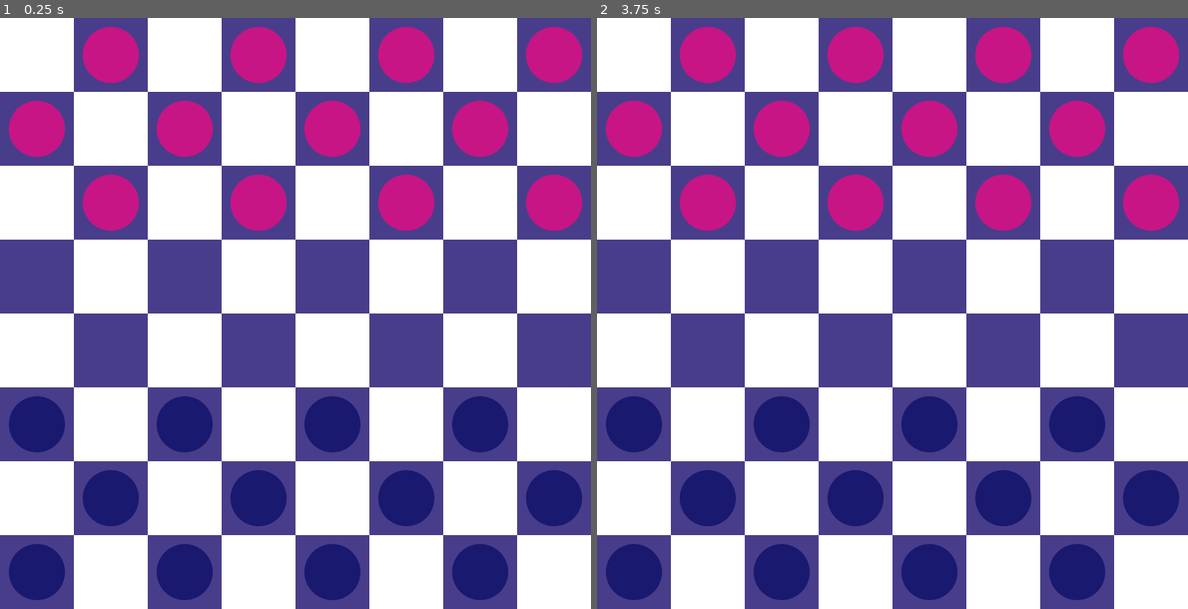
Above: before the commit, frames 1-2 (left to right).
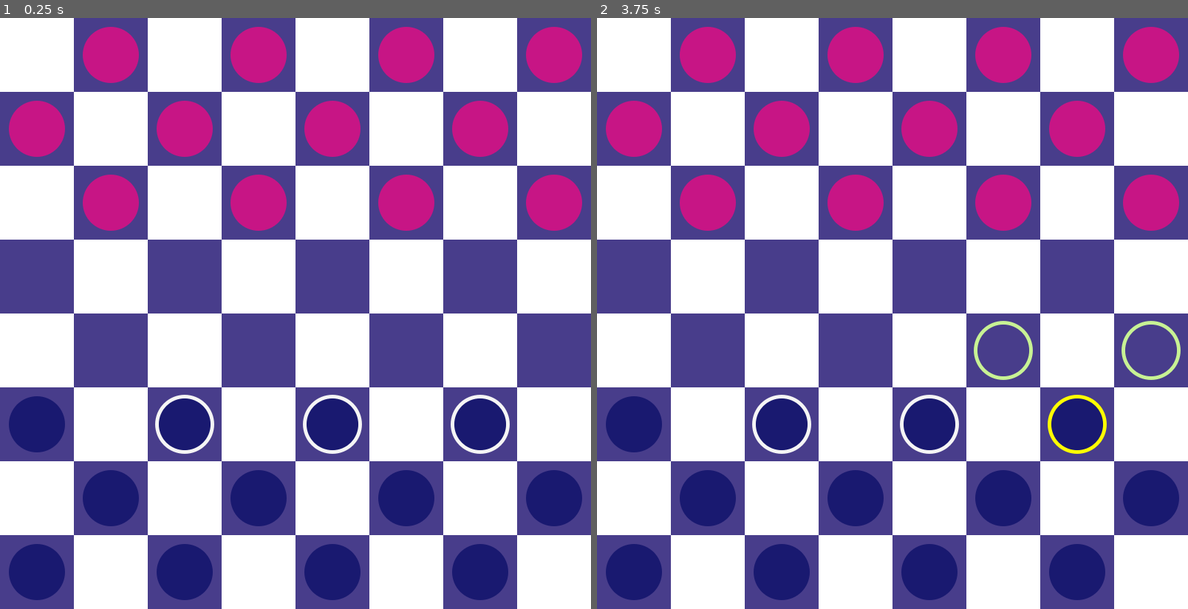
Above: after the commit, the same moments.

Repository: mattsullentrup/godot-checkers
Game: Godot game, scene res://rewrite/level/level.tscn
Two runs of this game, one before a commit and one after it. Both use one fixed random seed, a clock stepped at 60 frames per second and the inputs below.
Inputs (mouse positions are in pixels of both pictures, inside the frame that each line leads up to):
- Up to frame 1 (0.25 s): no input
- Up to frame 2 (3.75 s): tap Enter at 0.5, 2, 3.5 s; move the mouse to (1022, 283) at 0.52 s; press the mouse at (1022, 283) at 0.53 s; tap Space at 1.25, 2.75 s; move the mouse to (774, 343) at 1.27 s; release the mouse at (774, 343) at 1.28 s; right-click (774, 343) at 1.35 s; move the mouse to (951, 183) at 2.02 s; press the mouse at (951, 183) at 2.03 s; move the mouse to (862, 431) at 2.77 s; release the mouse at (862, 431) at 2.78 s; right-click (862, 431) at 2.85 s; move the mouse to (1069, 402) at 3.52 s; press the mouse at (1069, 402) at 3.53 s

The runs differ from the first frame. In frame 1, 0.6% of the frame differs, in the area x 26-87%, y 63-74%; in frame 2, 1.0%, in the area x 26-99%, y 51-74%.
Error before the commit: Invalid type in function 'get_moveable_units' in base 'Node2D (UnitMovement)'. The array of argument 1 (Array) does not have the same element type as the expec…

Commit message:
Fix bugs from refactoring

Diff:
--- a/checkers/rewrite/units/groups/opponent_group.gd
+++ b/checkers/rewrite/units/groups/opponent_group.gd
@@ -8,7 +8,9 @@
 	for unit: Unit in moveable_units:
 		var moves := {}
 		for cell in unit.available_cells:
-			moves[cell] = _minimax(board.duplicate(true), 3, true, unit, cell)
+			board[unit.cell.y][unit.cell.x] = null
+			moves[cell] = _minimax(board, 3, true, unit, cell)
+			board[cell.y][cell.x] = unit
 
 		var best_score = moves.values().max()
 		unit_scores[best_score] = { "unit": unit, "cell": moves[best_score] }
@@ -21,37 +23,40 @@
 		selected_unit.move(cell)
 
 
-func _minimax(board: Array, depth: int, is_maximizing: bool, unit: Unit, new_cell: Vector2i) -> int:
-	var simulated_units := _get_simulated_all_units(board)
+func _minimax(board_state: Array, depth: int, is_maximizing: bool, unit: Unit, new_cell: Vector2i) -> int:
+	var simulated_units := _get_simulated_all_units(board_state)
 	if depth == 0 or simulated_units["player"].is_empty() or simulated_units["enemy"].is_empty():
-		return get_board_evaluation(board)
+		return get_board_evaluation(board_state)
 
 	# TODO: figure out how to simulate jumping over a piece
 
-	board[unit.cell.y][unit.cell.x] = null
-	board[new_cell.y][new_cell.x] = unit
+	board_state[new_cell.y][new_cell.x] = unit
 	if is_maximizing:
 		var max_eval = int(-INF)
-		for enemy_unit in _unit_movement.get_moveable_units(board):
+		for enemy_unit in _unit_movement.get_moveable_units(board_state):
 			var eval = null
 			for cell in enemy_unit.available_cells:
-				eval = _minimax(board.duplicate(true), depth - 1, false, enemy_unit, cell)
+				board_state[cell.y][cell.x] = enemy_unit
+				eval = _minimax(board_state, depth - 1, false, enemy_unit, cell)
+				board_state[cell.y][cell.x] = null
 			max_eval = max(max_eval, eval)
 		print(max_eval)
 		return max_eval
 	else:
 		var min_eval = int(INF)
-		for player_unit in get_parent().get_node("PlayerGroup")._unit_movement.get_moveable_units(board):
+		for player_unit in get_parent().get_node("PlayerGroup")._unit_movement.get_moveable_units(board_state):
 			var eval = null
 			for cell in player_unit.available_cells:
-				eval = _minimax(board.duplicate(true), depth - 1, true, player_unit, cell)
+				board_state[cell.y][cell.x] = player_unit
+				eval = _minimax(board_state, depth - 1, true, player_unit, cell)
+				board_state[cell.y][cell.x] = null
 			min_eval = min(min_eval, eval)
 		print(min_eval)
 		return min_eval
 
 
-func get_board_evaluation(board: Array) -> int:
-	var simulated_units := _get_simulated_all_units(board)
+func get_board_evaluation(board_state: Array) -> int:
+	var simulated_units := _get_simulated_all_units(board_state)
 	var player_units = simulated_units["player"]
 	var enemy_units = simulated_units["enemy"]
 	var player_kings: int = 0
@@ -68,10 +73,10 @@
 			+ (player_kings * 1.5 - enemy_kings * 1.5)
 
 
-func _get_simulated_all_units(board: Array) -> Dictionary:
+func _get_simulated_all_units(board_state: Array) -> Dictionary:
 	var player_units = []
 	var enemy_units = []
-	for row in board:
+	for row in board_state:
 		for cell in row:
 			var unit := cell as Unit
 			if not unit:
--- a/checkers/rewrite/units/groups/unit_group.gd
+++ b/checkers/rewrite/units/groups/unit_group.gd
@@ -13,7 +13,7 @@
 var moveable_units: Array[Unit]
 var jumpable_units: Array[Unit]
 #var all_units: Array[Unit]
-var board: Array
+var board: Array[Array]
 var selected_unit: Unit
 
 @onready var _unit_movement: UnitMovement = %UnitMovement
@@ -54,7 +54,7 @@
 	for unit: Unit in moveable_units:
 		unit.can_move = false
 
-	moveable_units = _unit_movement.get_moveable_units(board)
+	moveable_units.assign(_unit_movement.get_moveable_units(board))
 
 	if jumpable_units.is_empty():
 		return
--- a/checkers/rewrite/units/unit_movement.gd
+++ b/checkers/rewrite/units/unit_movement.gd
@@ -7,8 +7,15 @@
 
 
 func get_moveable_units(board: Array[Array]) -> Array[Unit]:
-	var result = []
-	for unit: Unit in parent.units:
+	var result: Array[Unit] = []
+	var units = []
+	for row in board:
+		for cell in row:
+			var unit := cell as Unit
+			if unit and unit.team == parent.team:
+				units.append(unit)
+
+	for unit: Unit in units:
 		unit.available_cells.clear()
 		if _can_unit_move(unit):
 			result.append(unit)
@@ -40,7 +47,7 @@
 		normal_moves.append(target_cell)
 
 	if normal_moves:
-		unit.available_cells = normal_moves
+		unit.available_cells.assign(normal_moves)
 
 	return not unit.available_cells.is_empty()
 
--- a/checkers/rewrite/units/units_container.gd
+++ b/checkers/rewrite/units/units_container.gd
@@ -8,8 +8,8 @@
 var can_click := true
 var _active_group: UnitGroup
 var _current_mouse_cell: Vector2i
+var _board: Array[Array]
 
-@onready var _board := _create_board()
 @onready var _player_group: UnitGroup = %PlayerGroup
 @onready var _opponent_group: UnitGroup = %OpponentGroup
 
@@ -42,23 +42,23 @@
 
 
 func start_battle() -> void:
-	#_update_all_units()
+	update_board()
 	_active_group = _player_group
 	_player_group.take_turn()
 
 
-func _create_board() -> Array:
-	var board := []
+func update_board() -> void:
+	#var board: Array[Array] = []
 	for y in Globals.GRID_SIZE:
 		var row := []
 		for x in Globals.GRID_SIZE:
 			row.append(null)
-		board.append(row)
+		_board.append(row)
 
 	for unit: Unit in get_tree().get_nodes_in_group("unit"):
-		board[unit.cell.y][unit.cell.x] = unit.duplicate()
+		_board[unit.cell.y][unit.cell.x] = unit
 
-	return board
+	#return board
 
 
 func _try_to_select_unit() -> void:
